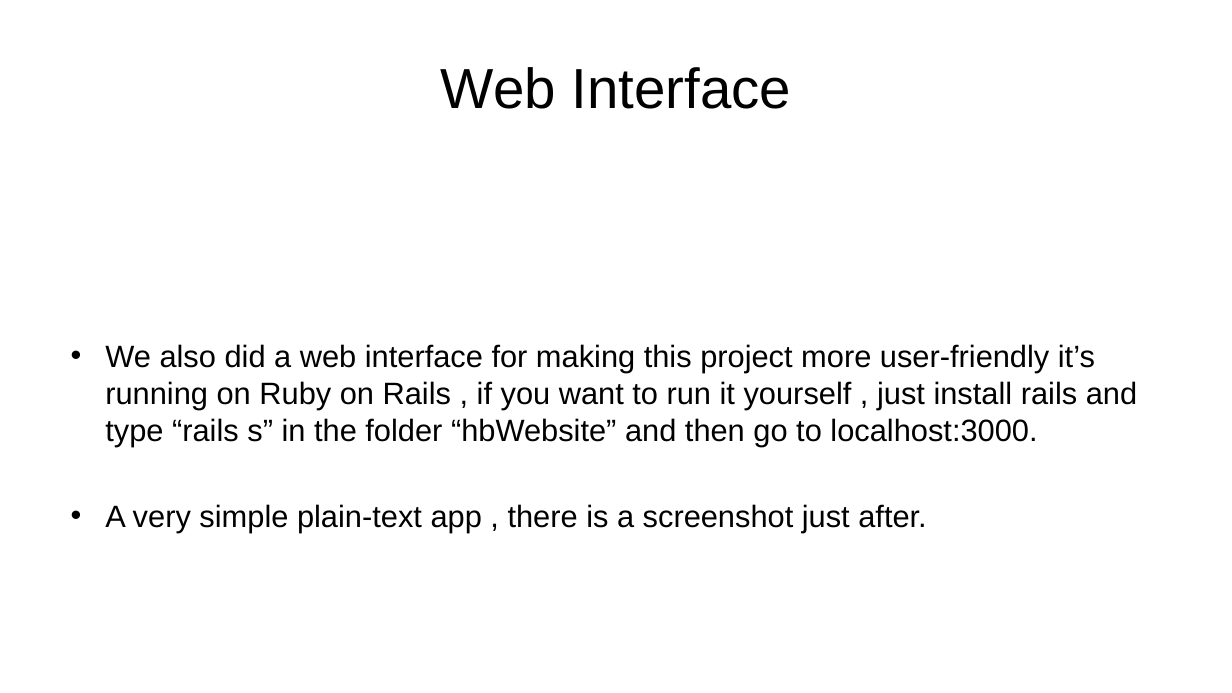
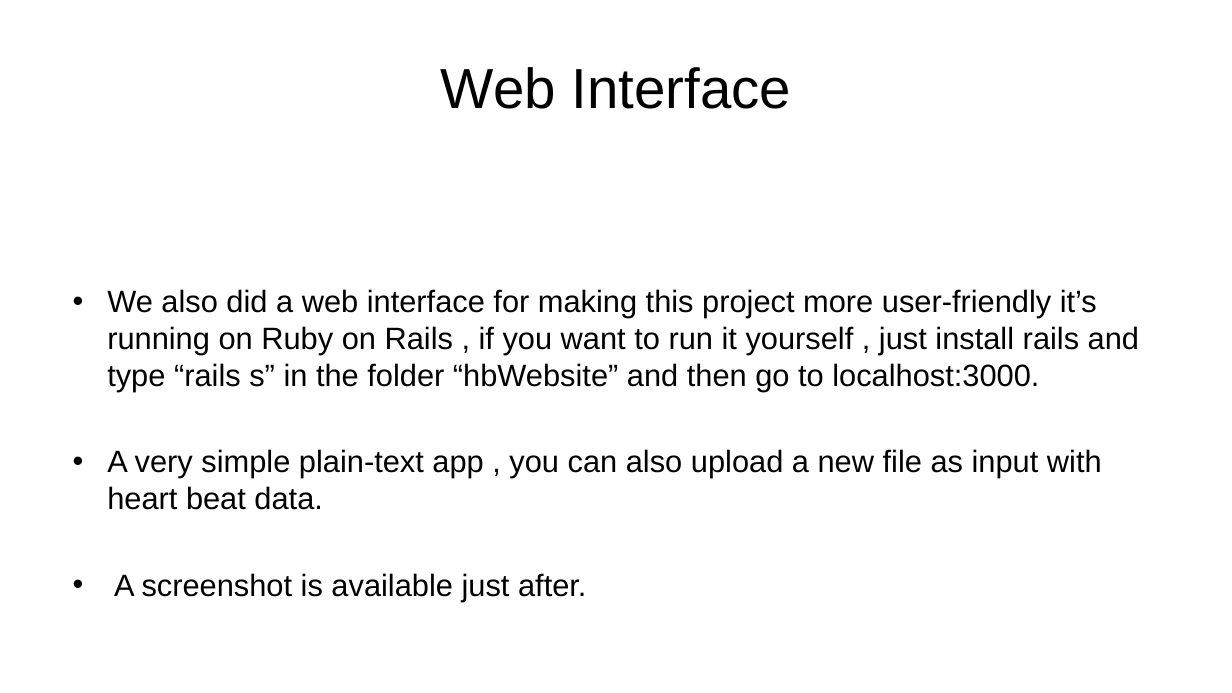
Before and after one commit to FabienGadet0/bigdataHB, a slide deck: slide 7 of teacher/project-training.pptx. Drawn at 1232x693 pixels with LibreOffice and Linux fonts; fonts in the diff are those of the drawing. Boxes give left, top, right and bottom in pixels: in the first picture for what was removed or moved away, otherwise in the second. Text is boxed around its words. In the diff, an @@ line names an element or a change of style, - is before the commit and + after.

```diff
--- a/teacher/project-training.pptx
+++ b/teacher/project-training.pptx
@@ text "We also did a web ...": place and size @@
-text "We also did a web ..." at <box>105,344,1137,532</box>
+text "We also did a web ..." at <box>107,289,1139,510</box>
@@ text at <box>107,449,1102,510</box>: text changed @@
-• A very simple plain-text app , there is a screenshot just after.
+• A very simple plain-text app , you can also upload a new file as input with heart beat data.
+• A screenshot is available just after.
```
Also in this commit, not shown: 1 other slide changed, 1 slide added, 1 slide removed, 9 other files.
